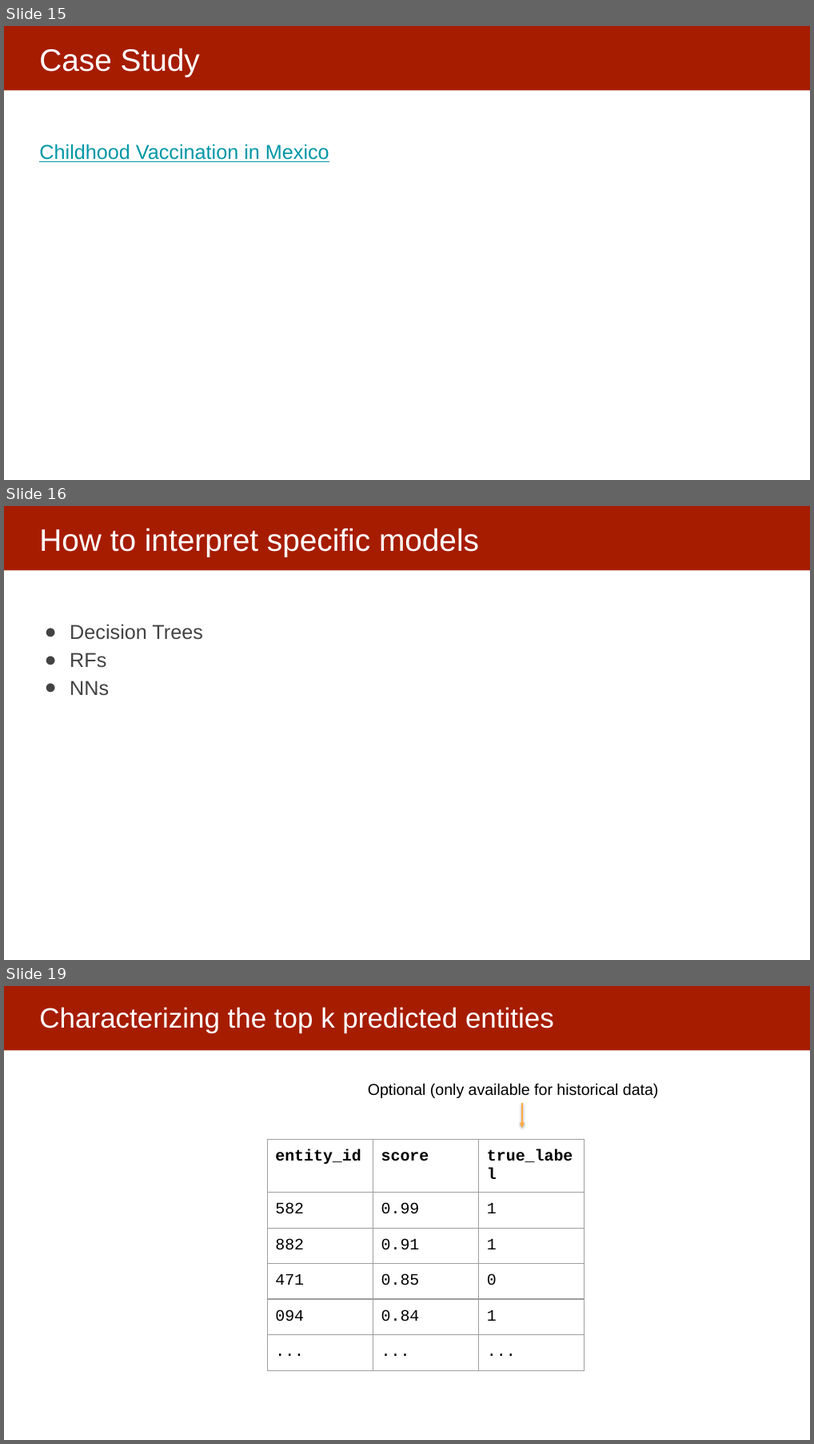
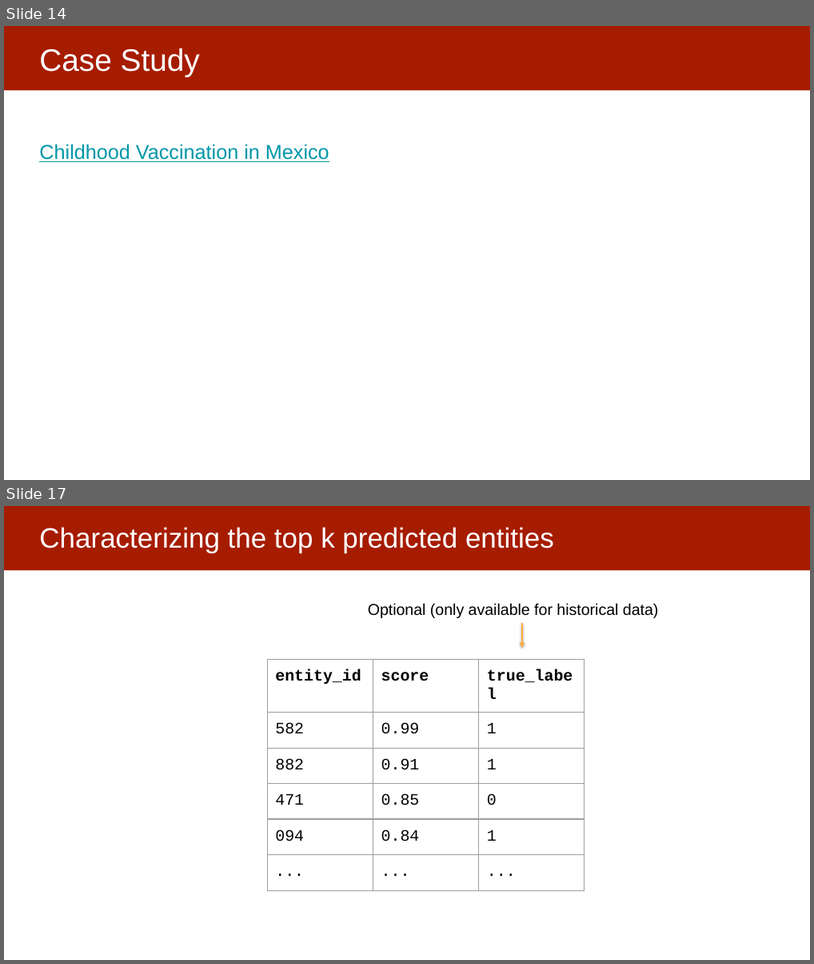
Before and after one commit to dssg/mlforpublicpolicylab, a slide deck: Lectures/16-interpretability-part-1.pptx. Shown one above the other, each under a label of ours: slides 15, 16 and 19 before the commit, slides 14 and 17 after it; the slides between them are not shown. The pictures are 814x1444 and 814x964 pixels, drawn with LibreOffice and Linux fonts; fonts in the diff are those of the drawing. Boxes give left, top, right and bottom in pixels: in the first picture for what was removed or moved away, otherwise in the second. Text is boxed around its words. In the diff, an @@ line names an element or a change of style, - is before the commit and + after.

```diff
--- a/Lectures/16-interpretability-part-1.pptx
+++ b/Lectures/16-interpretability-part-1.pptx
@@ slide 16 removed at (x1=4, y1=506, x2=810, y2=960), background #FFFFFF; not listed: 1 template element that a slide beside it also shows @@
@@ title removed at (x1=39, y1=528, x2=479, y2=556) @@
-How to interpret specific models
@@ text removed at (x1=70, y1=624, x2=203, y2=696) @@
-● Decision Trees
-● RFs
-● NNs
@@ what was slide 15 is now slide 14 @@
@@ what was slide 19 is now slide 17 @@
```
Also in this commit, not shown: 12 slides changed, 5 slides added, 3 other slides removed.
